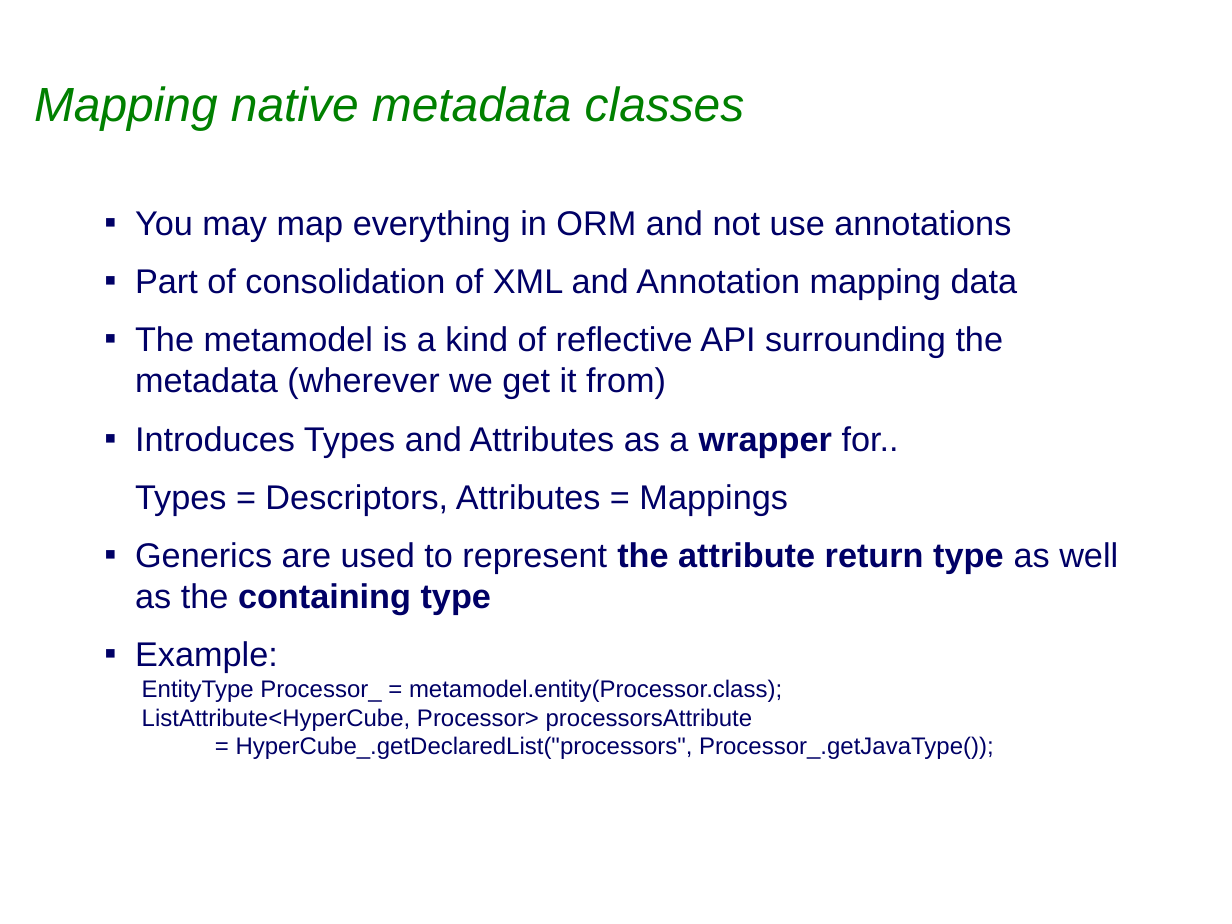
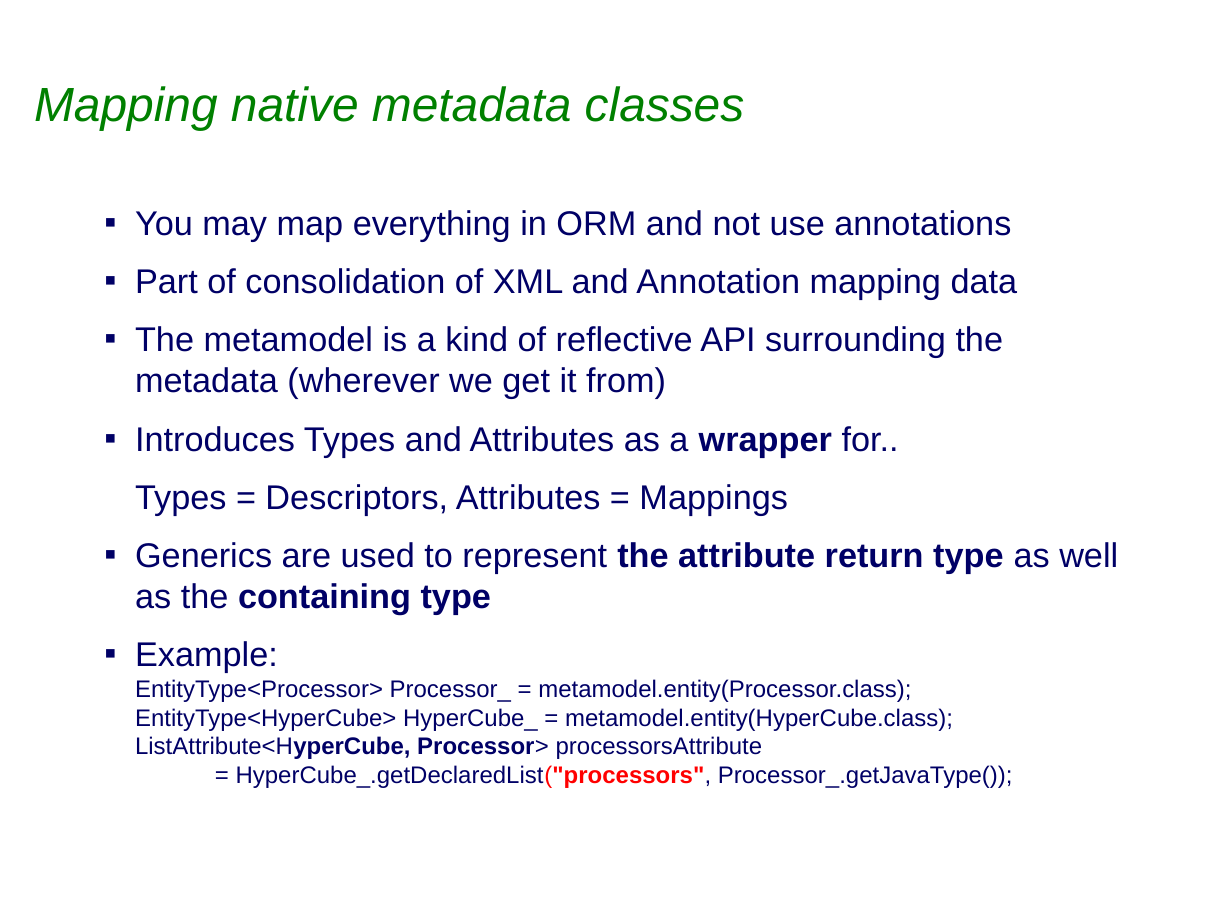
Before and after one commit to sabineheider/incubator, a slide deck: slide 6 of summit-2010/EclipseLink_JPA2_Metamodel.ppt (slide 5 before the commit). Drawn at 1232x924 pixels with LibreOffice and Linux fonts; fonts in the diff are those of the drawing; background and template pictures are left out. Boxes give left, top, right and bottom in pixels: in the first picture for what was removed or moved away, otherwise in the second. Text is boxed around its words. In the diff, an @@ line names an element or a change of style, - is before the commit and + after.

Commit message:
312854: EclipseLink Summit 2010 : Metamodel API PPT initial rough draft submission 4 http://wiki.eclipse.org/EclipseLink/Development/Summit/Topics#JPA_2.0

```diff
--- a/summit-2010/EclipseLink_JPA2_Metamodel.ppt
+++ b/summit-2010/EclipseLink_JPA2_Metamodel.ppt
@@ text at [135,641,1013,788]: text changed @@
-▪ Example:
-  EntityType Processor_ = metamodel.entity(Processor.class);
-  ListAttribute<HyperCube, Processor> processorsAttribute
-  = HyperCube_.getDeclaredList("processors", Processor_.getJavaType());
+▪ Example:
+  EntityType<Processor> Processor_ = metamodel.entity(Processor.class);
+  EntityType<HyperCube> HyperCube_ = metamodel.entity(HyperCube.class);
+  ListAttribute<HyperCube, Processor> processorsAttribute
+  = HyperCube_.getDeclaredList("processors", Processor_.getJavaType());
```
Also in this commit, not shown: 2 slides added, 2 slides removed.
